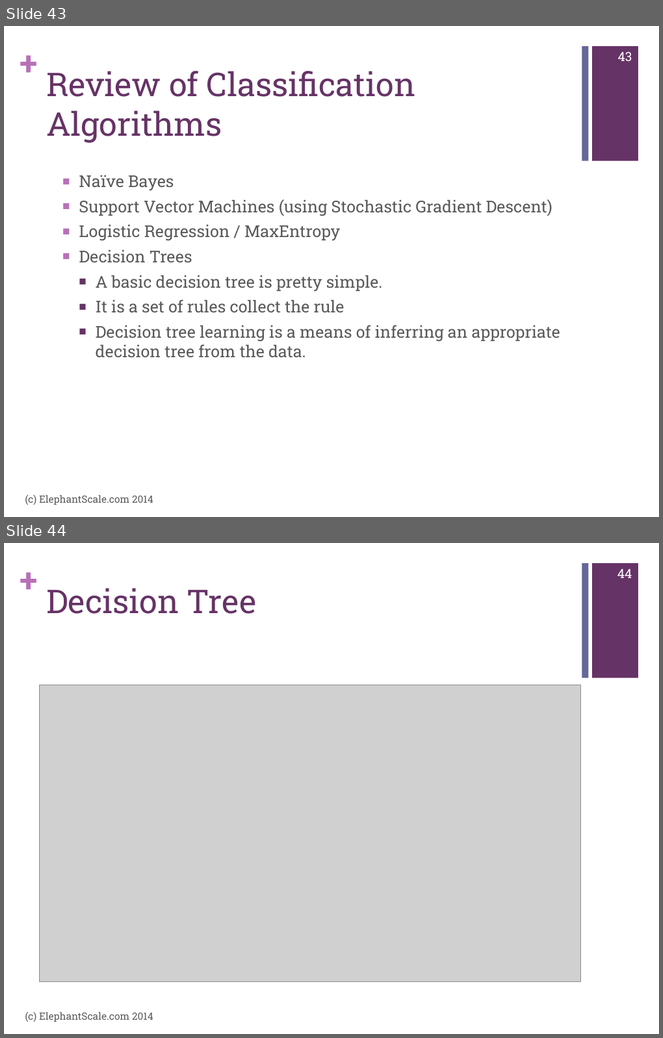
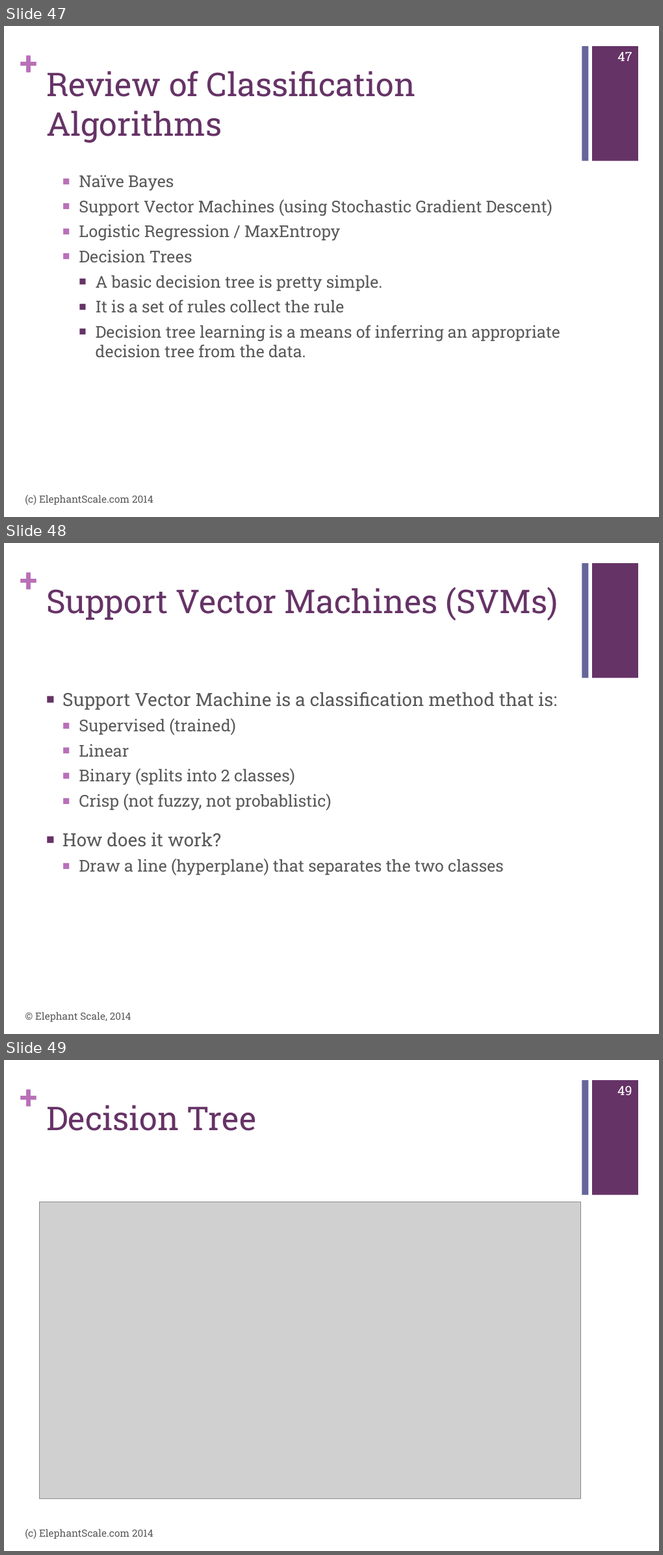
Before and after one commit to mattvinks/spark-labs, a slide deck: slides/MLLib.pptx. Shown one above the other, each under a label of ours: slides 43 and 44 before the commit, slides 47, 48 and 49 after it. The pictures are 663x1038 and 663x1555 pixels, drawn with LibreOffice and Linux fonts; fonts in the diff are those of the drawing; grey boxes stand for pictures. Boxes give left, top, right and bottom in pixels: in the first picture for what was removed or moved away, otherwise in the second. Text is boxed around its words. In the diff, an @@ line names an element or a change of style, - is before the commit and + after.

```diff
--- a/slides/MLLib.pptx
+++ b/slides/MLLib.pptx
@@ slide 48 added at box(4, 543, 659, 1034), background #FFFFFF; not listed: 3 template elements that a slide beside it also shows @@
@@ title added at box(46, 587, 558, 620), 36 pt, text #663366 @@
+Support Vector Machines (SVMs)
@@ text added at box(62, 692, 557, 876), 18 pt, text #595959 @@
+■ Support Vector Machine is a classification method that is:
+  ■ Supervised (trained)
+  ■ Linear
+  ■ Binary (splits into 2 classes)
+  ■ Crisp (not fuzzy, not probablistic)
+■ How does it work?
+  ■ Draw a line (hyperplane) that separates the two classes
@@ text added at box(35, 1012, 131, 1022), 11 pt, text #595959 @@
+© Elephant Scale, 2014
@@ what was slide 43 is now slide 47 @@
@@ page number at box(618, 52, 632, 61): text changed @@
-43
+47
@@ what was slide 44 is now slide 49 @@
@@ page number at box(618, 1086, 632, 1095): text changed @@
-44
+49
```
Also in this commit, not shown: 3 slides changed, 4 other slides added.
